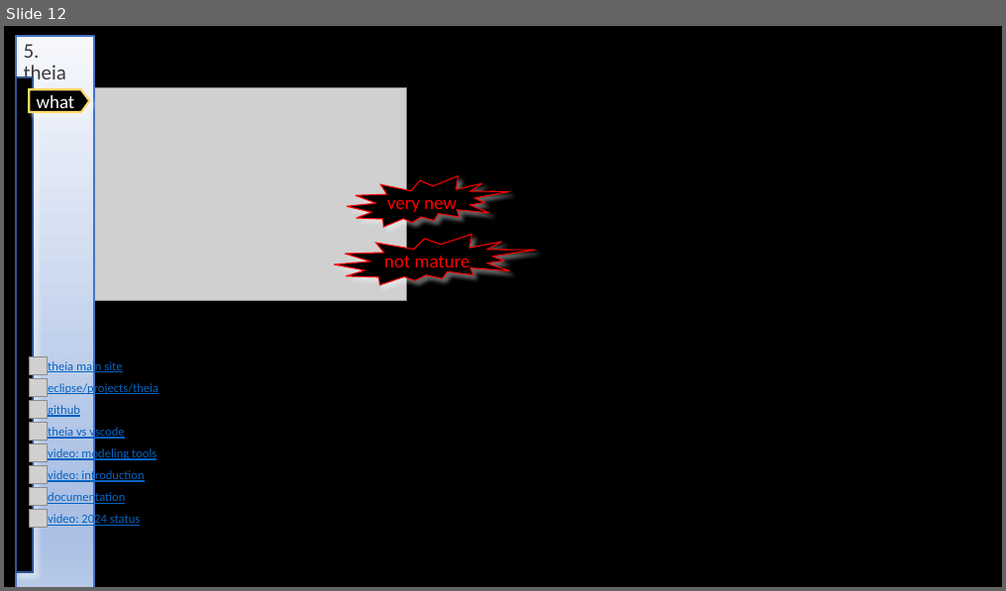
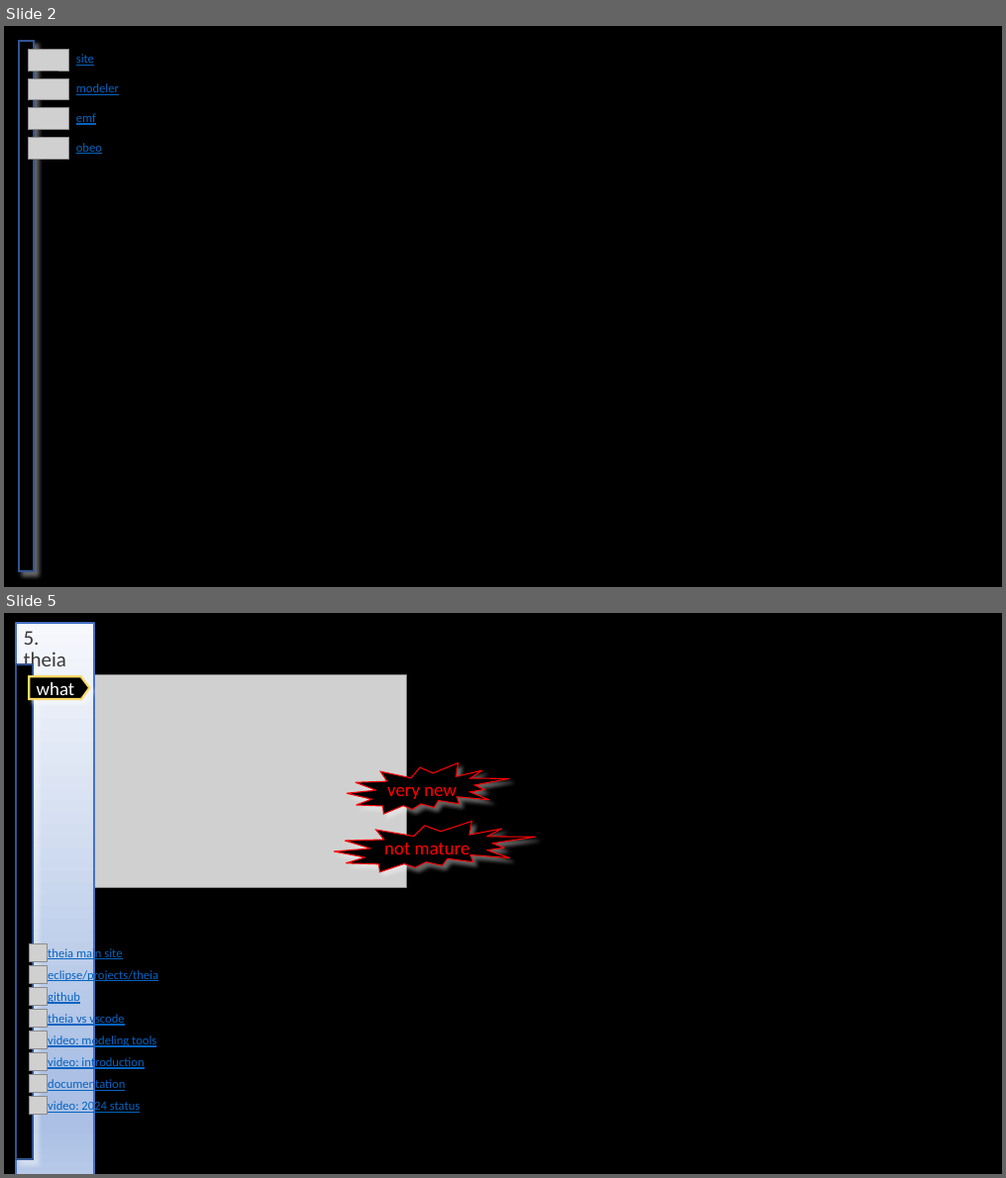
Before and after one commit to 1010836/portfolio, a slide deck: python/_reference/generation/mdd.pptx. Shown one above the other, each under a label of ours: slide 12 before the commit, slides 2 and 5 after it; the slides between them are not shown. The pictures are 1006x591 and 1006x1178 pixels, drawn with LibreOffice and Linux fonts; fonts in the diff are those of the drawing; grey boxes stand for pictures. Boxes give left, top, right and bottom in pixels: in the first picture for what was removed or moved away, otherwise in the second. Text is boxed around its words. In the diff, an @@ line names an element or a change of style, - is before the commit and + after.

```diff
--- a/python/_reference/generation/mdd.pptx
+++ b/python/_reference/generation/mdd.pptx
@@ slide 2 added at (4, 26, 1002, 587), background #000000 @@
@@ rectangle added at (19, 41, 34, 571), fill #000000, outline #325491 2 pt @@
@@ picture added at (28, 49, 68, 71) @@
@@ text added at (76, 54, 94, 66), 12 pt, text #0563C1, underline @@
+site
@@ picture added at (28, 78, 68, 100) @@
@@ text added at (76, 83, 119, 95), 12 pt, text #0563C1, underline @@
+modeler
@@ picture added at (28, 108, 68, 130) @@
@@ text added at (76, 113, 96, 125), 12 pt, text #0563C1, underline @@
+emf
@@ picture added at (28, 138, 68, 160) @@
@@ text added at (76, 143, 102, 154), 12 pt, text #0563C1, underline @@
+obeo
@@ what was slide 12 is now slide 5 @@
```
Also in this commit, not shown: 2 slides changed, 1 other slide added, 11 slides removed, 13 other files.
